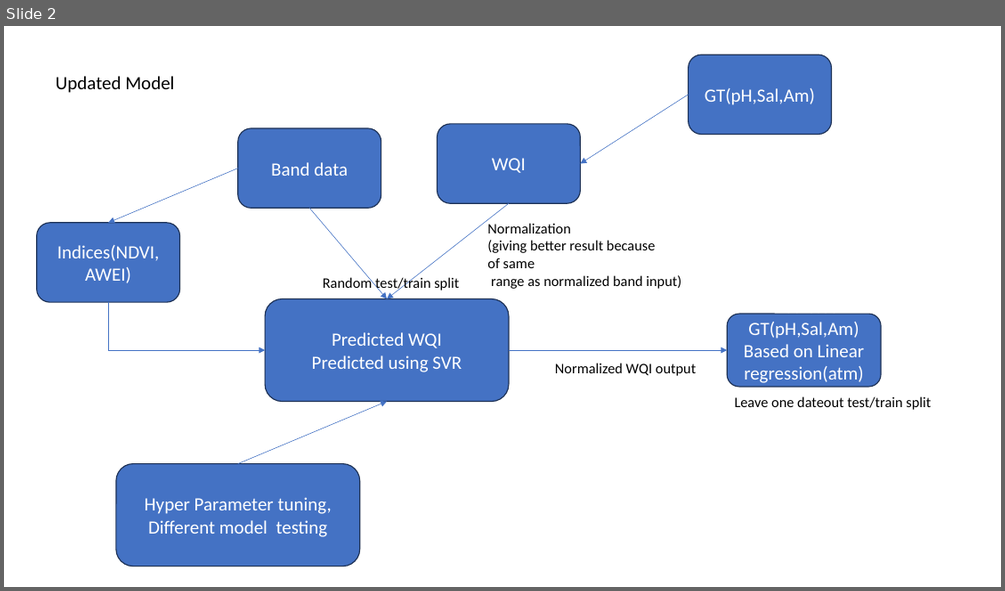
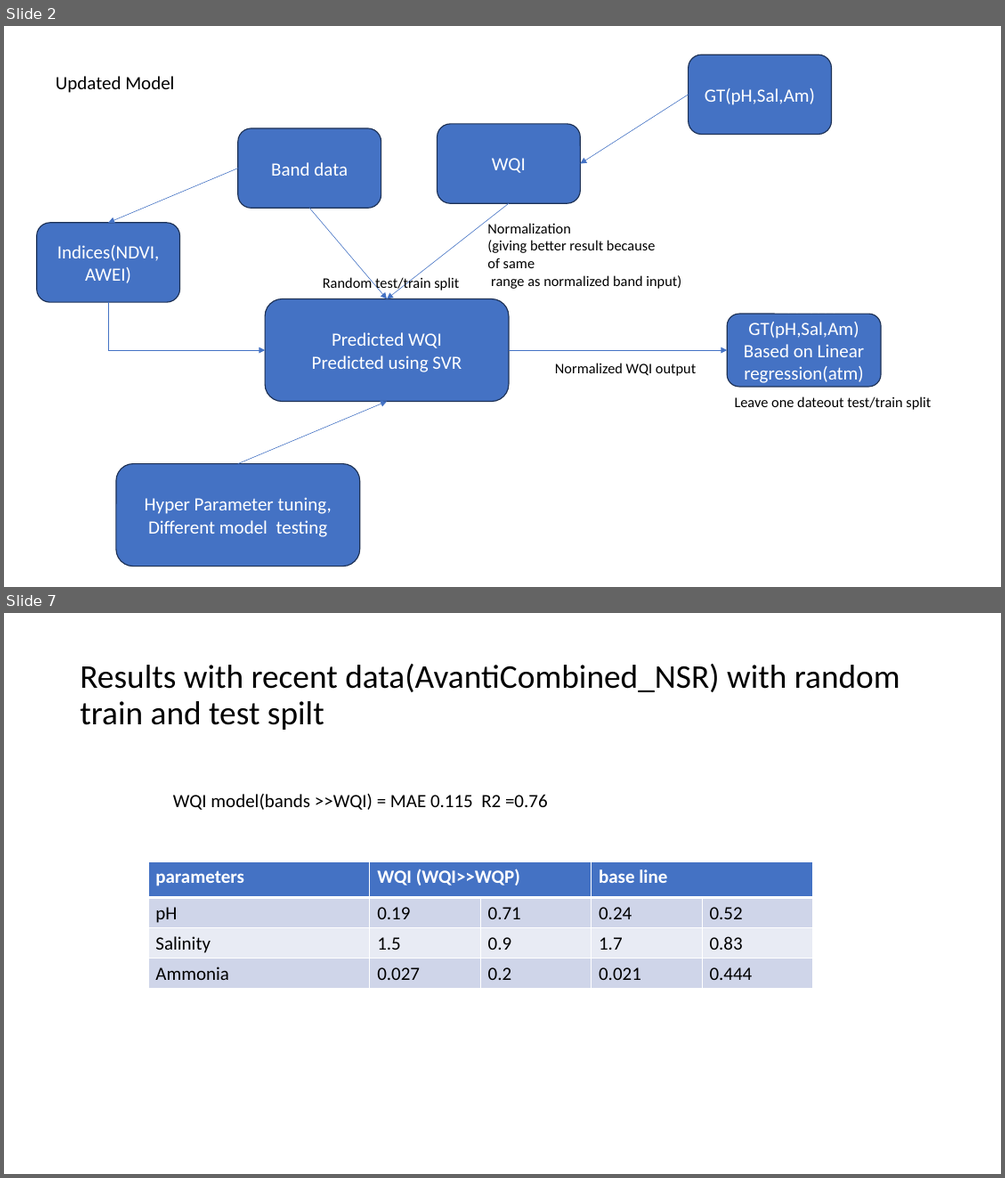
Before and after one commit to RohitPingale/DailyWorkAtCompany, a slide deck: Documents/Presentation1.pptx. Shown one above the other, each under a label of ours: slide 2 before the commit, slides 2 and 7 after it; the slides between them are not shown. The pictures are 1005x591 and 1005x1178 pixels, drawn with LibreOffice and Linux fonts; fonts in the diff are those of the drawing. Boxes give left, top, right and bottom in pixels: in the first picture for what was removed or moved away, otherwise in the second. Text is boxed around its words. In the diff, an @@ line names an element or a change of style, - is before the commit and + after.

```diff
--- a/Documents/Presentation1.pptx
+++ b/Documents/Presentation1.pptx
@@ slide 7 added at (4,613,1001,1174), background #FFFFFF @@
@@ title added at (80,664,900,730), 32 pt, text #000000 @@
+Results with recent data(AvantiCombined_NSR) with random train and test spilt
@@ text added at (173,794,548,810), 18 pt, text #000000 @@
+WQI model(bands >>WQI) = MAE 0.115 R2 =0.76
@@ table added at (148,862,812,989), 4 rows, 5 columns @@
+parameters | WQI (WQI>>WQP) |  | base line | 
+pH | 0.19 | 0.71 | 0.24 | 0.52
+Salinity | 1.5 | 0.9 | 1.7 | 0.83
+Ammonia | 0.027 | 0.2 | 0.021 | 0.444
```
Also in this commit, not shown: 6 other slides added, 3 other files.
